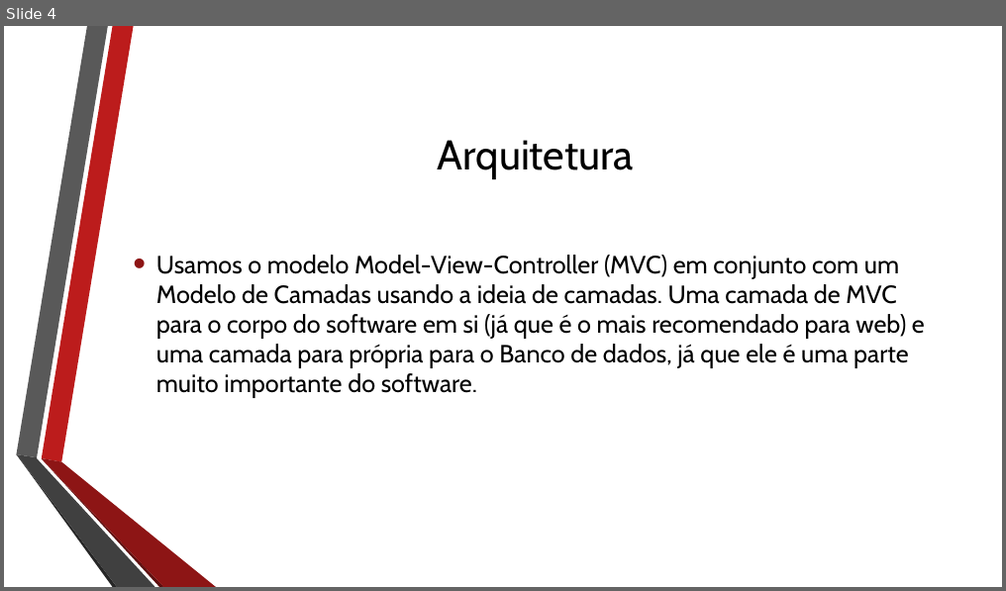
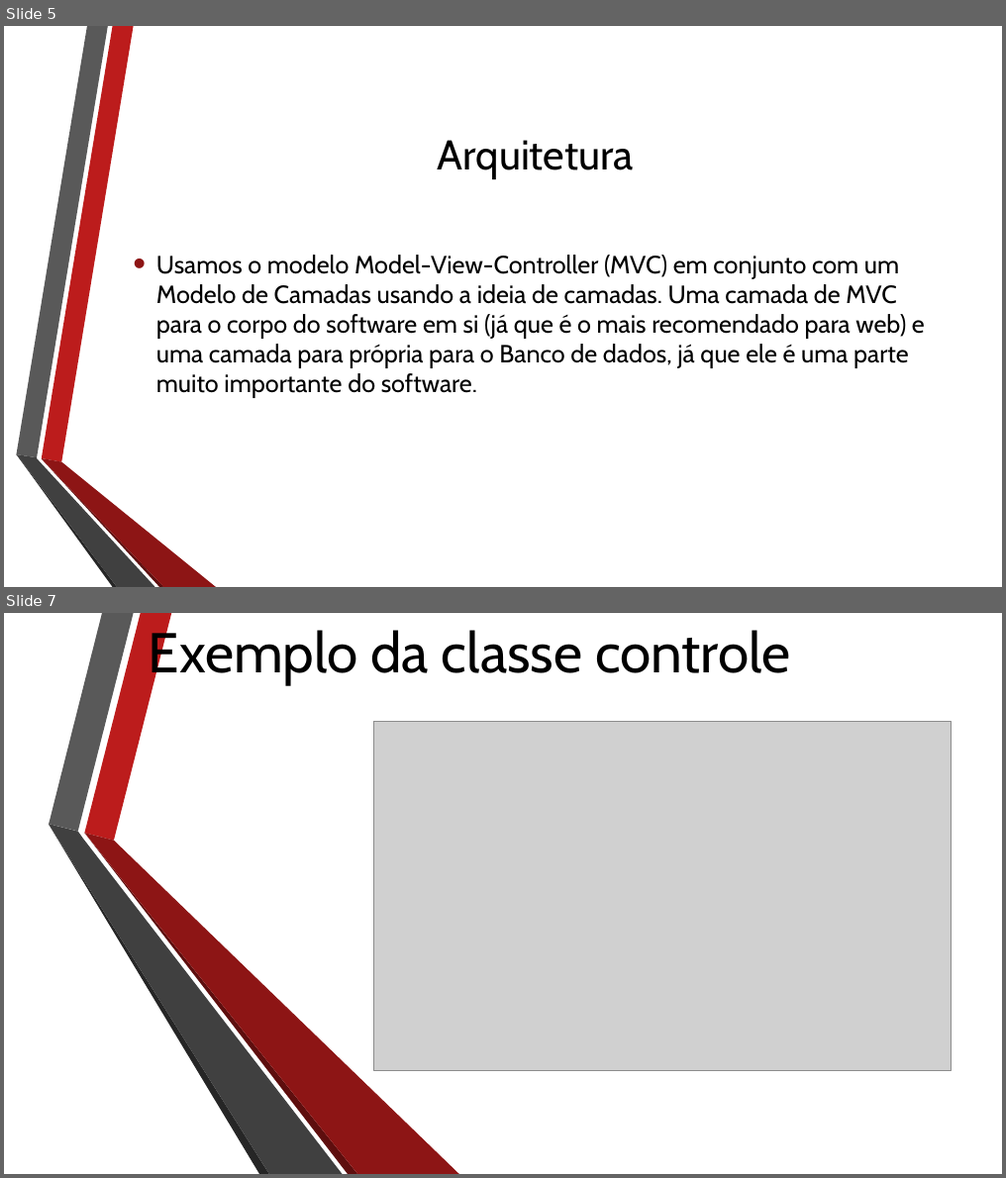
Before and after one commit to redtxai/bellsprout, a slide deck: Documentação/Colheita Urbana.pptx. Shown one above the other, each under a label of ours: slide 4 before the commit, slides 5 and 7 after it; the slides between them are not shown. The pictures are 1006x591 and 1006x1178 pixels, drawn with LibreOffice and Linux fonts; fonts in the diff are those of the drawing; grey boxes stand for pictures; background and template pictures are left out. Boxes give left, top, right and bottom in pixels: in the first picture for what was removed or moved away, otherwise in the second. Text is boxed around its words. In the diff, an @@ line names an element or a change of style, - is before the commit and + after.

```diff
--- a/Documentação/Colheita Urbana.pptx
+++ b/Documentação/Colheita Urbana.pptx
@@ slide 7 added at box(4, 613, 1002, 1174), background picture (left out) @@
@@ title added at box(149, 625, 791, 685), 54 pt, text #000000 @@
+Exemplo da classe controle
@@ picture added at box(374, 721, 951, 1071) @@
@@ group added at box(49, 613, 460, 1174): 6 freeform shapes @@
@@ what was slide 4 is now slide 5 @@
```
Also in this commit, not shown: 3 other slides added.
